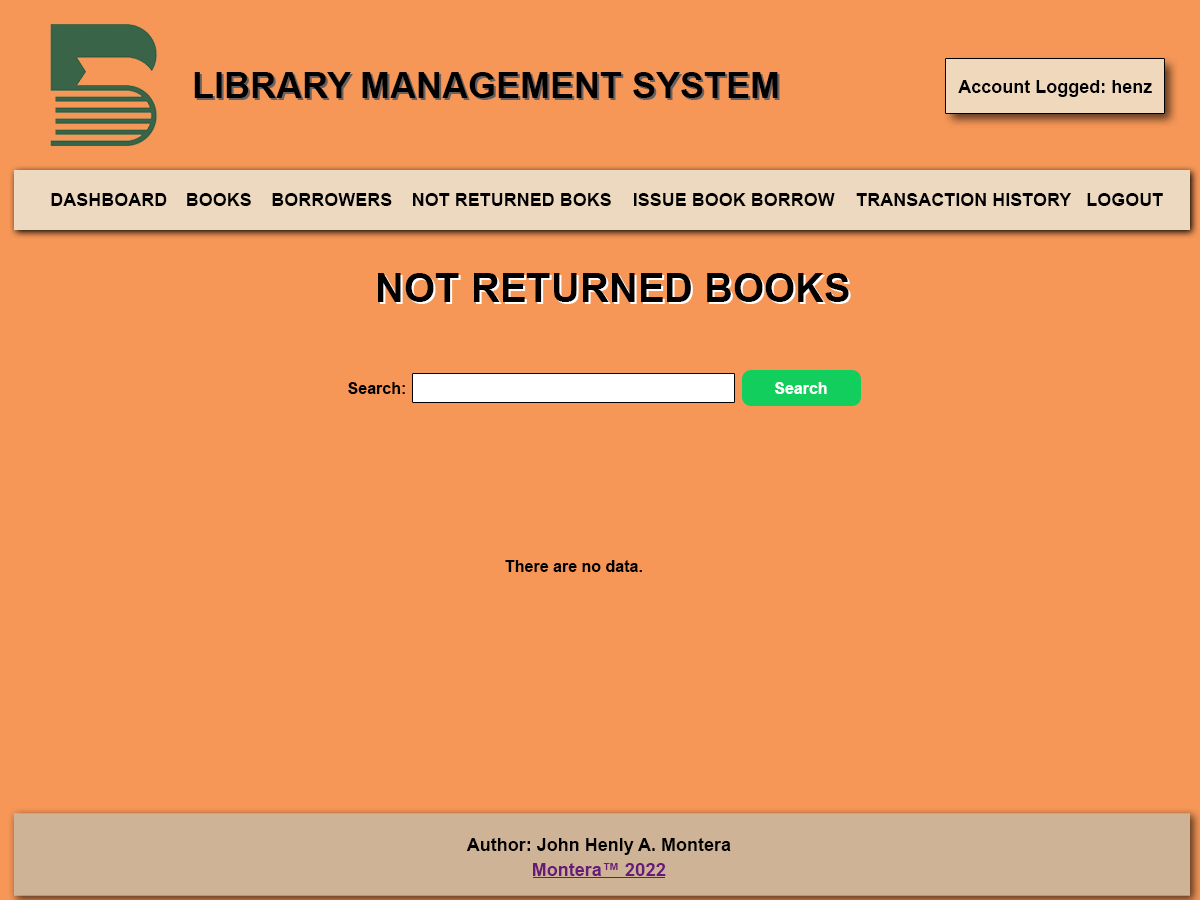
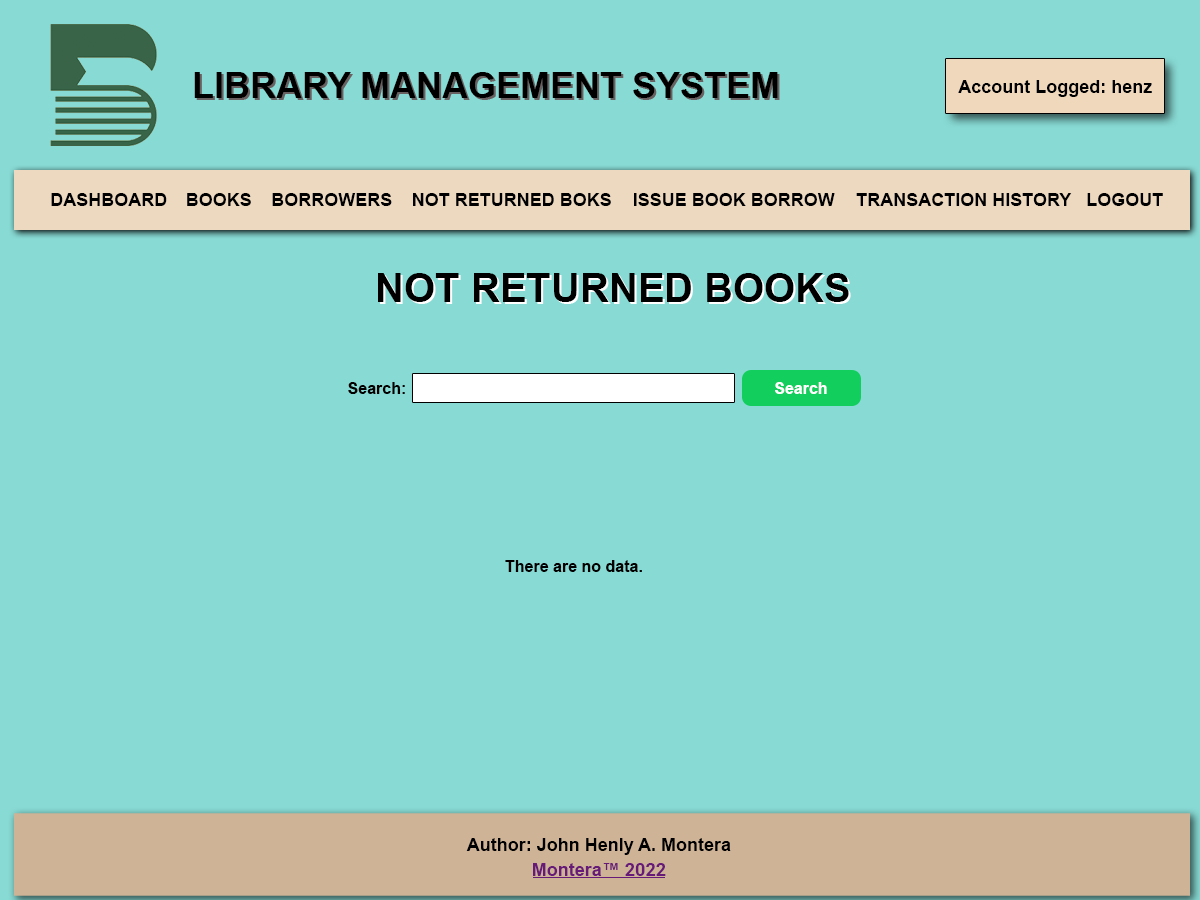
Before/after of a 1200×900 layered artwork. What changed in the layer stack:
painted on "Color Fill 1" over <box>0,0,1200,900</box>
